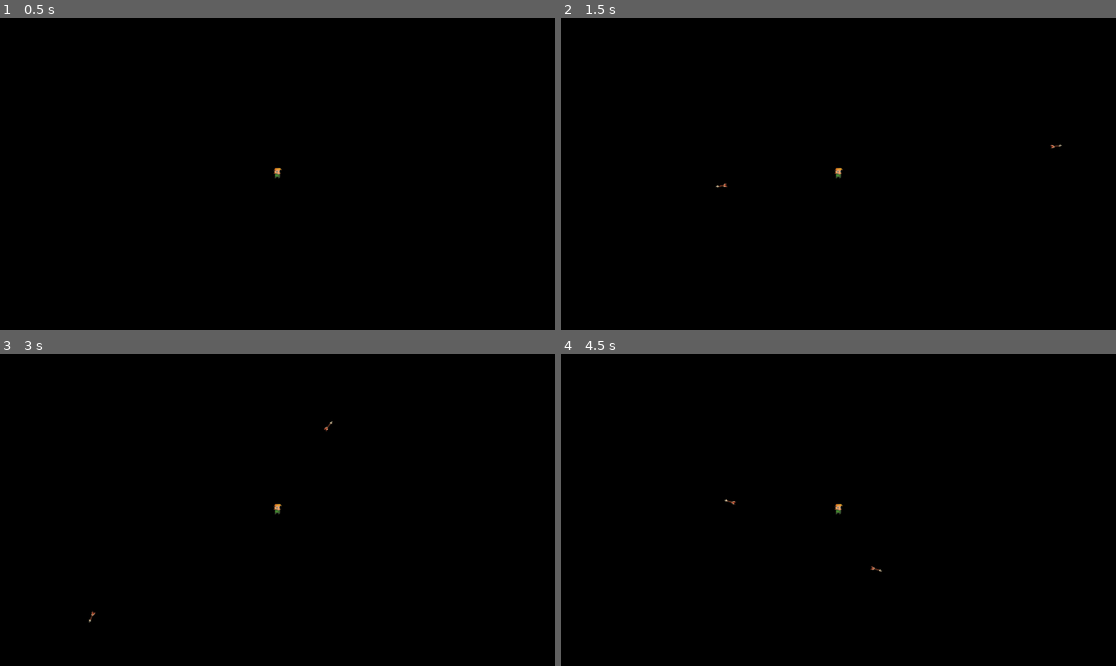
Above: before the commit, frames 1-4 (two rows, left to right).
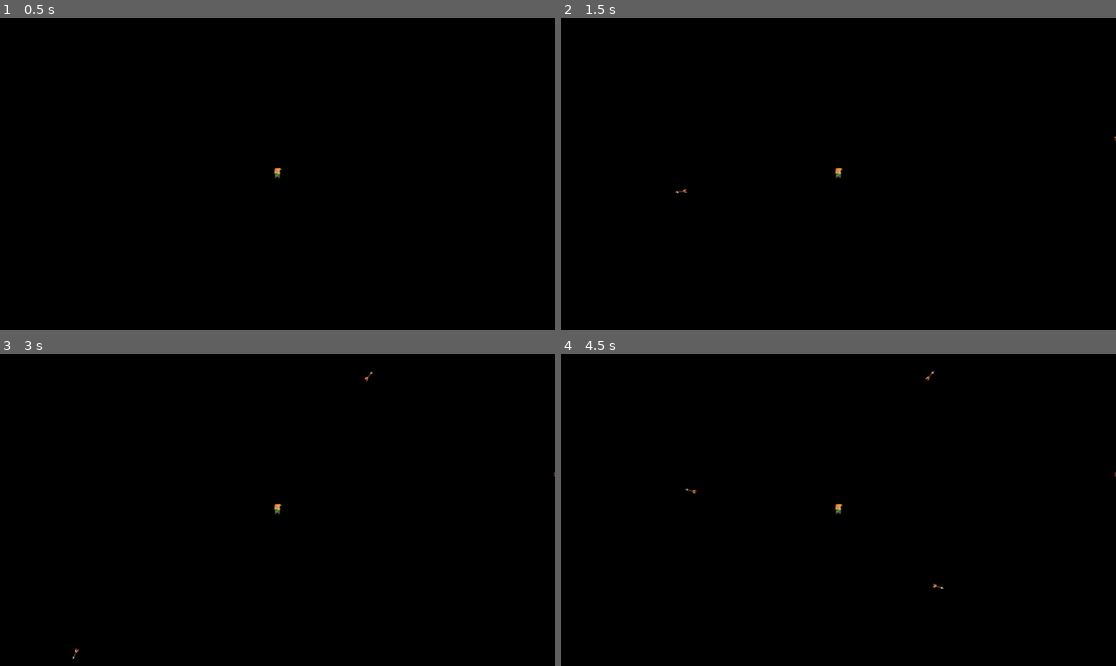
Above: after the commit, the same moments.

Repository: kuma-gee/shadow-edge
Game: Godot game, scene res://src/player/player.tscn
Same seed, same stepped clock (60 frames per second), same inputs: the game is played once before the commit and once after it. This scene is started directly instead of the project's main scene.
Inputs (mouse positions are in pixels of both pictures, inside the frame that each line leads up to):
- Up to frame 1 (0.5 s): no input
- Up to frame 2 (1.5 s): tap Enter at 0.5 s; move the mouse to (960, 158) at 0.52 s; press the mouse at (960, 158) at 0.53 s; hold A (move_right) 0.53-1.28 s; move the mouse to (727, 189) at 1.27 s; release the mouse at (727, 189) at 1.28 s; hold S (move_down) from 1.28 s (still down); click (727, 189) at 1.35 s
- Up to frame 3 (3 s): move the mouse to (333, 441) at 2.02 s; release S (move_down) at 2.03 s; press the mouse at (333, 441) at 2.03 s; hold A (move_right) 2.03-2.78 s; tap Space at 2.75 s; move the mouse to (249, 572) at 2.77 s; release the mouse at (249, 572) at 2.78 s; hold W (move_up) from 2.78 s (still down); click (249, 572) at 2.85 s
- Up to frame 4 (4.5 s): move the mouse to (1005, 556) at 3.52 s; release W (move_up) at 3.53 s; press the mouse at (1005, 556) at 3.53 s; hold D (move_left) from 3.53 s (still down); move the mouse to (672, 463) at 4.27 s; release the mouse at (672, 463) at 4.28 s; click (672, 463) at 4.35 s

Frame 1 is identical in both runs. In frame 2, less than 0.1% of the frame differs, in the area x 20-100%, y 38-57%; in frame 3, less than 0.1%; in frame 4, less than 0.1%, in the area x 22-100%, y 5-76%.

Commit message:
remove arrows after some time

Diff:
--- a/shared/effect/Effect.gd
+++ b/shared/effect/Effect.gd
@@ -5,14 +5,67 @@
 
 @export var delay = 0.0
 @export var duration = 0.5
-@export var reverse = true
+@export var reverse = false
 @export var loop = false
+@export var autostart = true
 
 @export var transition = Tween.TRANS_LINEAR
 @export var ease_type = Tween.EASE_IN_OUT
+
+@export var property: String
+
+@onready var node = get_parent() if obj == null else obj
+
+var obj
 var tween: Tween
+var start_value = null
+var end_value = null
+
 
 func _ready():
+	if start_value == null:
+		start_value = node.get(property)
+
+	if autostart:
+		start()
+
+func setup_props(prop: String, start_v, end_v):
+	property = prop
+	start_value = start_v
+	end_value = end_v
+
+# deprecated: directly set the fields
+func setup():
+	_interpolate_node()
+
+
+# deprecated: directly set the fields
+func _interpolate(prop: String, end_v, start_v = prop):
+	setup_props(prop, start_v, end_v)
+	_interpolate_node()
+
+func _interpolate_node():
+	var init_start = node.get(start_value) if start_value is String else start_value
+	var init_end = node.get(end_value) if end_value is String else end_value
+
+	var s = init_end if reverse else init_start
+	var e = init_start if reverse else init_end
+
+	tween.tween_property(node, property, e, duration) \
+		.from(s) \
+		.set_delay(delay) \
+		.set_ease(ease_type) \
+		.set_trans(transition)
+
+	node.set(property, s)
+
+
+func finish():
+	tween.pause()
+	tween.custom_step(delay + duration)
+
+
+func start():
 	_create_tween()
 
 func _create_tween():
@@ -30,26 +83,3 @@
 	else:
 		finished.emit()
 		queue_free()
-
-
-func _interpolate_node(node: Node, property: String, start_value, end_value):
-	var start = node.get(start_value) if start_value is String else start_value
-	var end = node.get(end_value) if end_value is String else end_value
-
-	tween.tween_property(node, property, end, duration) \
-		.from(start) \
-		.set_delay(delay) \
-		.set_ease(ease_type) \
-		.set_trans(transition)
-
-	node.set(property, start)
-
-func _interpolate(property: String, end_value, start_value = property):
-	var node = get_parent()
-	if reverse:
-		_interpolate_node(node, property, end_value, start_value)
-	else:
-		_interpolate_node(node, property, start_value, end_value)
-
-func setup():
-	pass
--- a/shared/effect/PositionEffect.gd
+++ b/shared/effect/PositionEffect.gd
@@ -4,7 +4,7 @@
 @export var dir := Vector2.UP
 @export var amount := 5
 
-@onready var start = get_parent().position
+@onready var start_pos = get_parent().position
 
 func setup():
-	_interpolate("position", start, start + dir * amount)
+	_interpolate("position", start_pos, start_pos + dir * amount)
--- a/src/game.tscn
+++ b/src/game.tscn
@@ -9,7 +9,6 @@
 [node name="MSTDungeon" parent="." instance=ExtResource("1_w0onb")]
 
 [node name="CanvasModulate" type="CanvasModulate" parent="."]
-visible = false
 color = Color(0, 0, 0, 1)
 
 [connection signal="genereated" from="MSTDungeon" to="." method="_on_mst_dungeon_genereated"]
--- a/src/player/arrow.gd
+++ b/src/player/arrow.gd
@@ -1,9 +1,35 @@
 extends CharacterBody2D
 
 @export var dir := Vector2.UP
-@export var speed := 400
+@export var speed := 1000
+@export var deaccel := 1000
+
+@onready var light_effect: Effect = $PointLight2D/Effect
+@onready var free_timer: Timer = $FreeTimer
+
+var stopped = false
+
+func _ready():
+	velocity = dir * speed
+	rotation = dir.angle_to(Vector2.UP) * -1
 
 func _physics_process(delta):
-	velocity = dir * speed
-	rotation = dir.angle_to(Vector2.UP) * -1
+	velocity = velocity.move_toward(Vector2.ZERO, deaccel * delta)
 	move_and_slide()
+
+	var collision = get_last_slide_collision()
+	if collision and not stopped:
+		velocity = Vector2.ZERO
+
+func _process(delta):
+	if velocity.length() == 0 and not stopped:
+		light_effect.end_value = 0.0
+		light_effect.start()
+		stopped = true
+
+func _on_effect_finished():
+	free_timer.start()
+
+
+func _on_free_timer_timeout():
+	queue_free()
--- a/src/player/arrow.tscn
+++ b/src/player/arrow.tscn
@@ -1,8 +1,9 @@
-[gd_scene load_steps=5 format=3 uid="uid://dmmd7wp77nwoi"]
+[gd_scene load_steps=6 format=3 uid="uid://dmmd7wp77nwoi"]
 
 [ext_resource type="Script" path="res://src/player/arrow.gd" id="1_1rxca"]
 [ext_resource type="Texture2D" uid="uid://wo48ljy3bl7k" path="res://assets/light_circle.png" id="1_3mgvo"]
 [ext_resource type="Texture2D" uid="uid://b6fi06afnaeup" path="res://assets/weapon_arrow.png" id="3_emoog"]
+[ext_resource type="Script" path="res://shared/effect/Effect.gd" id="3_p077d"]
 
 [sub_resource type="RectangleShape2D" id="RectangleShape2D_wm47i"]
 size = Vector2(6, 20)
@@ -19,5 +20,18 @@
 blend_mode = 2
 texture = ExtResource("1_3mgvo")
 
+[node name="Effect" type="Node" parent="PointLight2D"]
+script = ExtResource("3_p077d")
+duration = 3.0
+autostart = false
+property = "texture_scale"
+
 [node name="Sprite2D" type="Sprite2D" parent="."]
 texture = ExtResource("3_emoog")
+
+[node name="FreeTimer" type="Timer" parent="."]
+wait_time = 3.0
+one_shot = true
+
+[connection signal="finished" from="PointLight2D/Effect" to="." method="_on_effect_finished"]
+[connection signal="timeout" from="FreeTimer" to="." method="_on_free_timer_timeout"]
